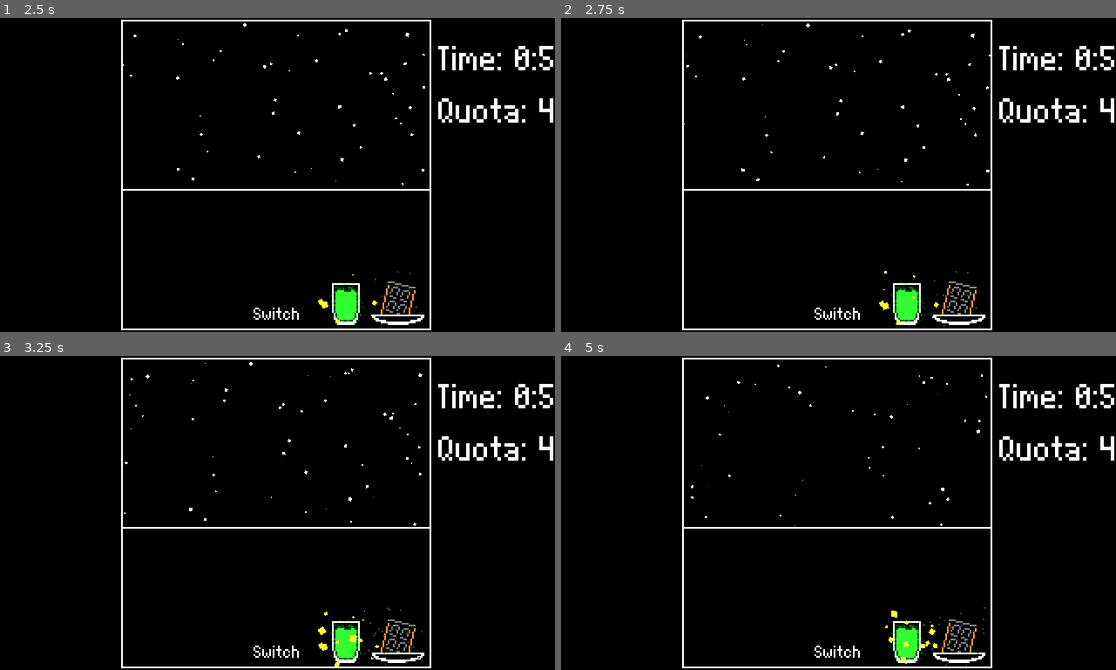
Above: before the commit, frames 1-4 (two rows, left to right).
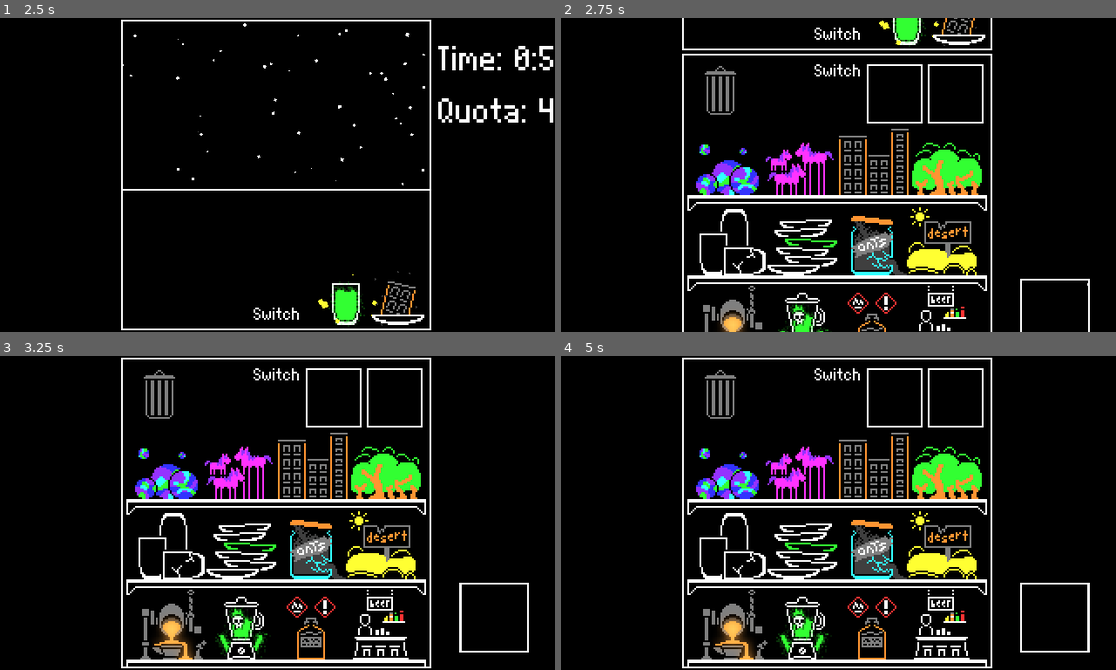
Above: after the commit, the same moments.

Repository: Banalian/BitBiscuit-GMTK2024
Game: Godot game, scene res://Scenes/main_menu.tscn
The game is run twice, just before and just after one commit, with the same random seed, the same clock (stepped at 60 frames per second) and the same inputs.
Inputs (mouse positions are in pixels of both pictures, inside the frame that each line leads up to):
- Up to frame 1 (2.5 s): click "Play" at 0.5 s; click "Play" at 1.25 s; tap Enter at 2 s; move the mouse to (399, 159) at 2.02 s; tap Space at 2.1, 2.27 s; click (399, 159) at 2.17 s
- Up to frame 2 (2.75 s): tap Space at 2.57 s
- Up to frame 3 (3.25 s): click (333, 431) at 2.77 s
- Up to frame 4 (5 s): click (955, 396) at 3.52 s; click (727, 462) at 4.27 s

Frame 1 is identical in both runs. In frame 2, 16% of the frame differs, in the area x 21-100%, y 0-100%; in frame 3, 16%; in frame 4, 16%, in the area x 22-100%, y 2-99%.

Commit message:
feat(*): allow spacebar to switch screen
To do that, also change all buttons to not steal focus

Diff:
--- a/Scenes/abstract_ingredient.tscn
+++ b/Scenes/abstract_ingredient.tscn
@@ -15,6 +15,7 @@
 offset_bottom = 28.5
 grow_horizontal = 2
 grow_vertical = 2
+focus_mode = 0
 text = "Invalid"
 icon = ExtResource("1_7heh8")
 icon_alignment = 1
--- a/Scenes/client_tile.tscn
+++ b/Scenes/client_tile.tscn
@@ -7,6 +7,7 @@
 [node name="ClientTile" type="Button"]
 offset_right = 39.0
 offset_bottom = 36.0
+focus_mode = 0
 action_mode = 0
 icon = ExtResource("1_5jjj4")
 icon_alignment = 1
--- a/Scenes/main.tscn
+++ b/Scenes/main.tscn
@@ -158,6 +158,7 @@
 layout_mode = 2
 size_flags_horizontal = 4
 size_flags_vertical = 8
+focus_mode = 0
 mouse_default_cursor_shape = 2
 text = "Switch"
 
@@ -220,6 +221,7 @@
 layout_mode = 2
 size_flags_horizontal = 4
 size_flags_vertical = 0
+focus_mode = 0
 mouse_default_cursor_shape = 2
 text = "Switch"
 
--- a/Scenes/trash.tscn
+++ b/Scenes/trash.tscn
@@ -9,6 +9,7 @@
 offset_right = 281.0
 offset_bottom = 83.0
 tooltip_text = "Trash"
+focus_mode = 0
 action_mode = 0
 icon = ExtResource("1_llql4")
 icon_alignment = 1
--- a/Scripts/main.gd
+++ b/Scripts/main.gd
@@ -59,3 +59,9 @@
 		camera.position.y = 270.0
 	else:
 		camera.position.y = 90.0
+
+
+func _unhandled_input(event):
+	if event is InputEventKey and event.pressed:
+		if event.keycode == KEY_SPACE:
+			_on_view_button_pressed()
